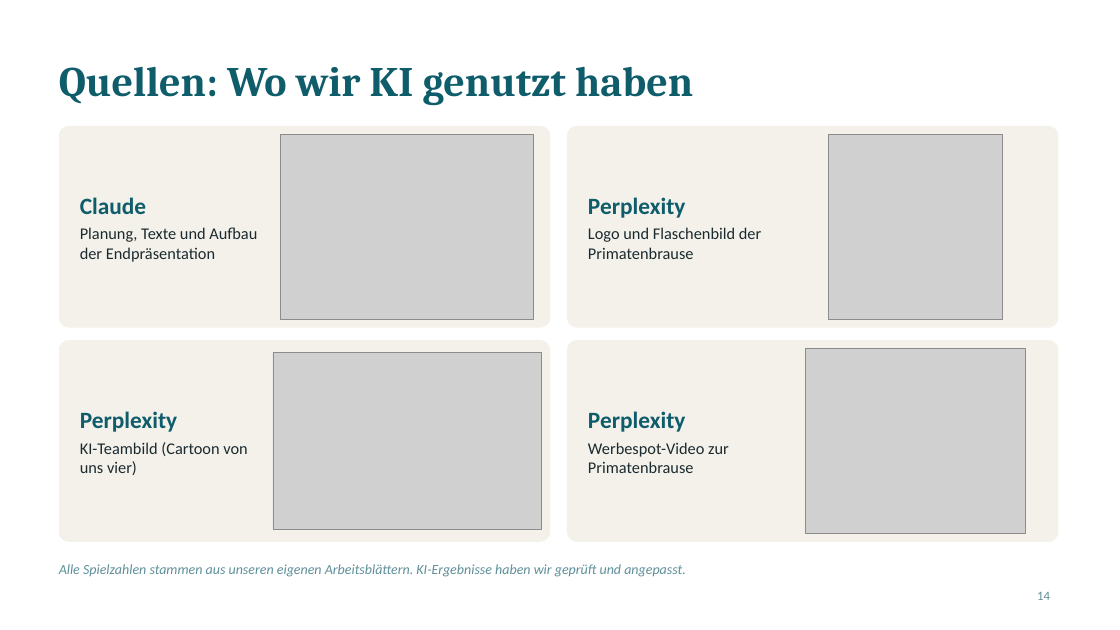
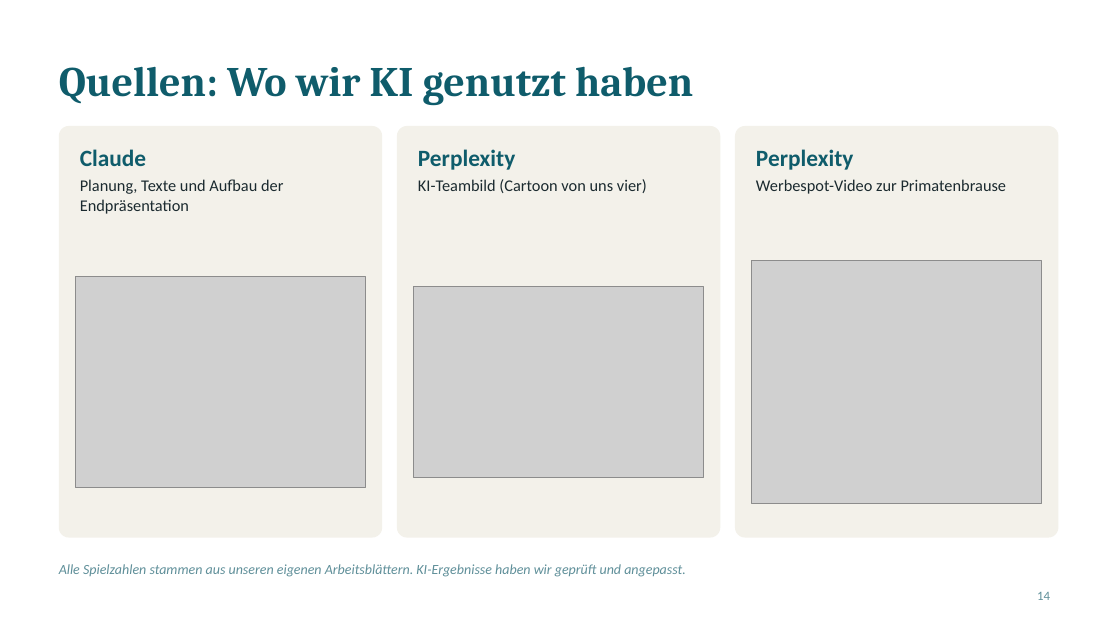
Before and after one commit to jofy0002/claude-workspace, a slide deck: slide 14 of endpraesentation/Elbharz_Endpraesentation.pptx. Drawn at 1120x630 pixels with LibreOffice and Linux fonts; fonts in the diff are those of the drawing; grey boxes stand for pictures. Boxes give left, top, right and bottom in pixels: in the first picture for what was removed or moved away, otherwise in the second. Text is boxed around its words. In the diff, an @@ line names an element or a change of style, - is before the commit and + after.

```diff
--- a/endpraesentation/Elbharz_Endpraesentation.pptx
+++ b/endpraesentation/Elbharz_Endpraesentation.pptx
@@ rounded rectangle: place and size @@
-rounded rectangle at <box>59,126,550,328</box>
+rounded rectangle at <box>59,126,382,538</box>
@@ rounded rectangle at <box>59,126,382,538</box>: proportions changed @@
@@ text "Claude": place and size @@
-text "Claude" at <box>80,197,257,262</box>
+text "Claude" at <box>80,149,283,214</box>
@@ rounded rectangle added at <box>397,126,720,538</box>, fill #F3F1EA @@
@@ text "Perplexity": place and size @@
-text "Perplexity" at <box>80,411,247,475</box>
+text "Perplexity" at <box>418,149,647,193</box>
@@ rounded rectangle at <box>735,126,1059,538</box>: proportions changed @@
@@ rounded rectangle: place and size @@
-rounded rectangle at <box>567,126,1059,328</box>
+rounded rectangle at <box>735,126,1059,538</box>
@@ vertical alignment middle to top in 3 elements at <box>80,149,283,214</box>, <box>418,149,647,193</box>, <box>756,149,1007,194</box> @@
@@ text "Perplexity": place and size @@
-text "Perplexity" at <box>588,411,729,473</box>
+text "Perplexity" at <box>756,149,1007,194</box>
@@ picture removed at <box>829,134,1002,319</box> @@
@@ text removed at <box>588,197,761,259</box> @@
-Perplexity
-Logo und Flaschenbild der Primatenbrause
@@ picture: place and size @@
-picture at <box>806,349,1026,534</box>
+picture at <box>752,260,1042,503</box>
@@ picture: place and size @@
-picture at <box>281,134,534,319</box>
+picture at <box>76,276,365,488</box>
@@ picture: place and size @@
-picture at <box>273,352,542,529</box>
+picture at <box>413,287,703,478</box>
@@ rounded rectangle removed at <box>59,340,550,542</box> @@
@@ rounded rectangle removed at <box>567,340,1059,542</box> @@
```
Also in this commit, not shown: 2 other files.
